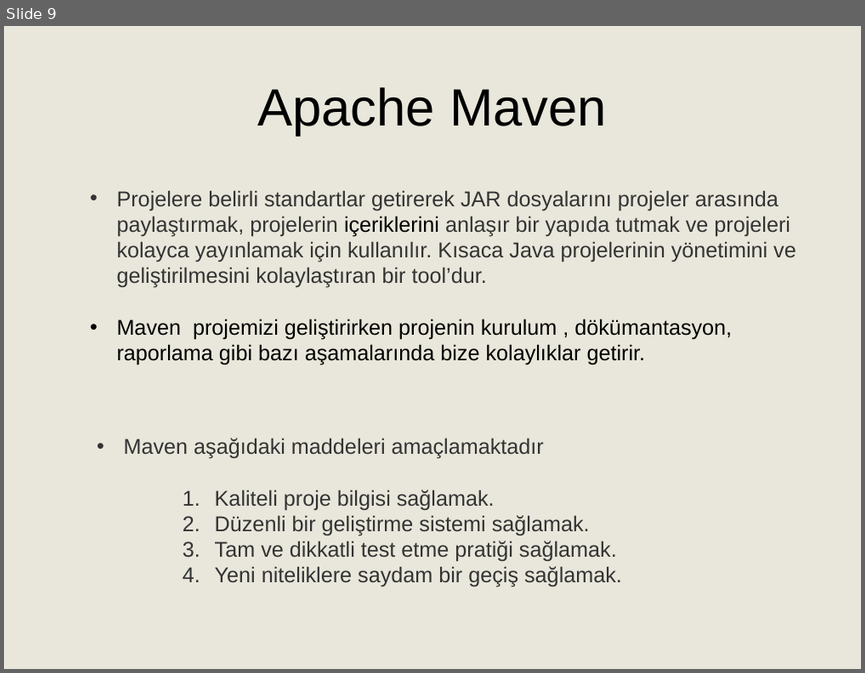
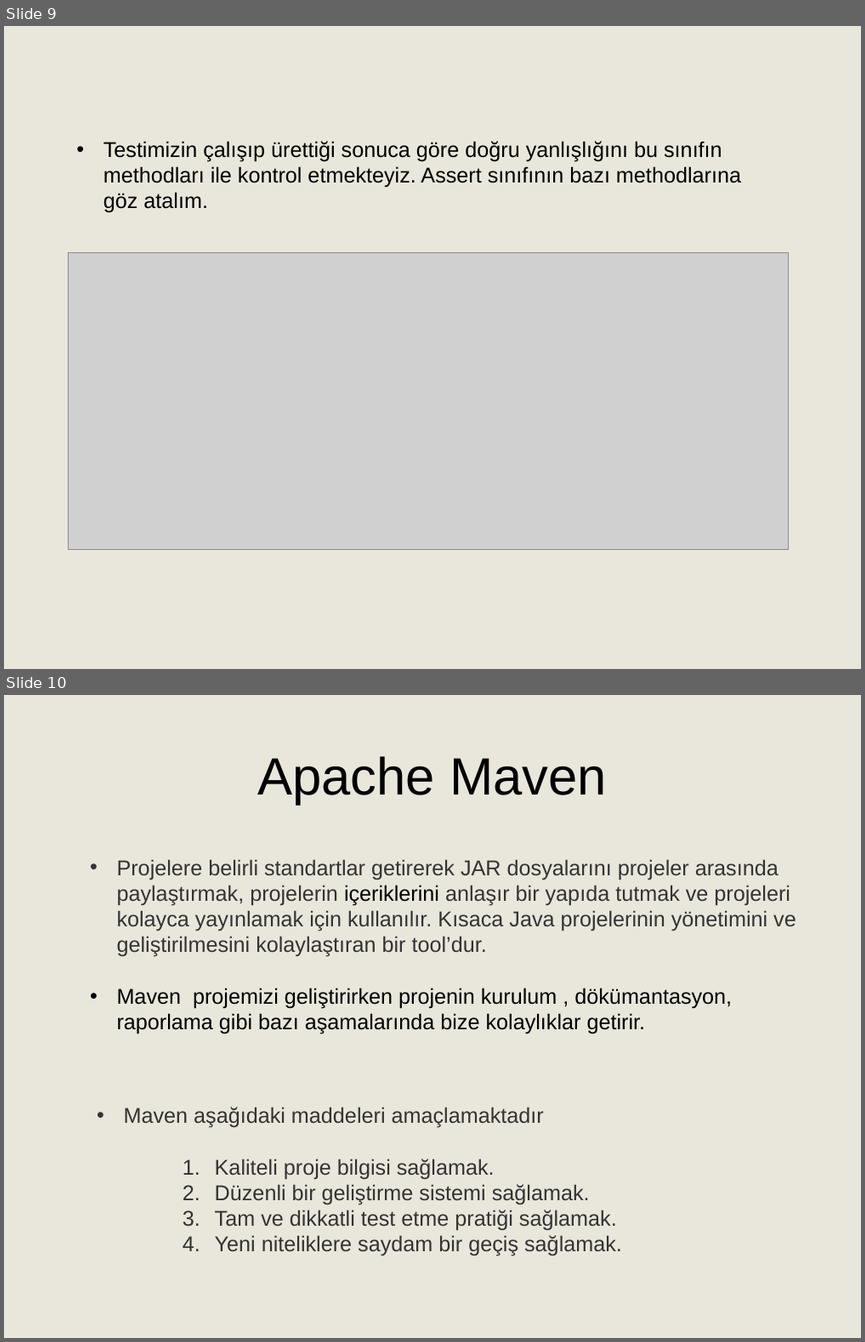
Before and after one commit to handanyarici/MEDIPOL_OOP_2019, a slide deck: 15_junit_maven.ppt. Shown one above the other, each under a label of ours: slide 9 before the commit, slides 9 and 10 after it. The pictures are 865x673 and 865x1342 pixels, drawn with LibreOffice and Linux fonts; fonts in the diff are those of the drawing; grey boxes stand for pictures. Boxes give left, top, right and bottom in pixels: in the first picture for what was removed or moved away, otherwise in the second. Text is boxed around its words. In the diff, an @@ line names an element or a change of style, - is before the commit and + after.

Commit message:
assert duzeltme

```diff
--- a/15_junit_maven.ppt
+++ b/15_junit_maven.ppt
@@ slide 9 added at (4, 26, 861, 669), background #E9E7DB @@
@@ text added at (103, 141, 741, 213), 18 pt, text #000000 @@
+• Testimizin çalışıp ürettiği sonuca göre doğru yanlışlığını bu sınıfın methodları ile kontrol etmekteyiz. Assert sınıfının bazı methodlarına göz atalım.
@@ picture added at (69, 253, 789, 550) @@
@@ what was slide 9 is now slide 10 @@
```
